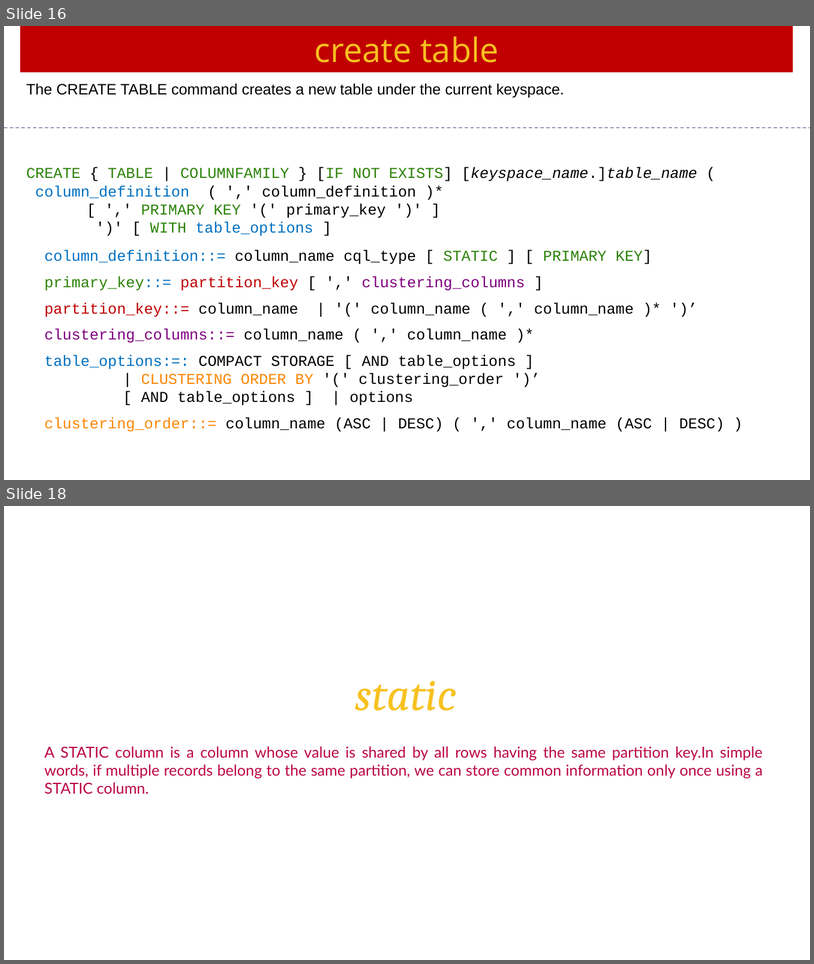
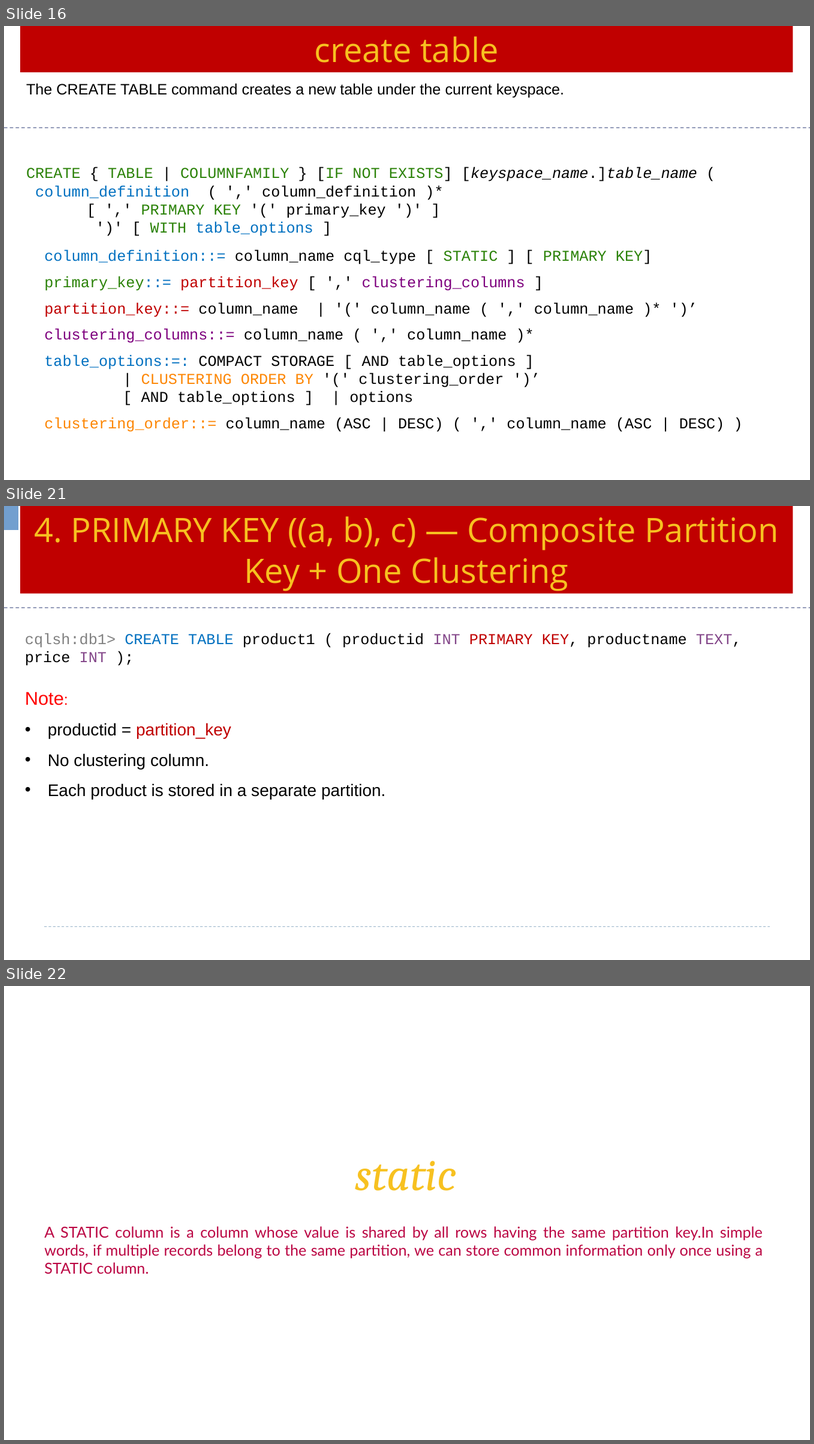
Before and after one commit to Saleel-Bagde/PPT-s, a slide deck: Cassandra Ver3.pptx. Shown one above the other, each under a label of ours: slides 16 and 18 before the commit, slides 16, 21 and 22 after it; the slides between them are not shown. The pictures are 814x964 and 814x1444 pixels, drawn with LibreOffice and Linux fonts; fonts in the diff are those of the drawing. Boxes give left, top, right and bottom in pixels: in the first picture for what was removed or moved away, otherwise in the second. Text is boxed around its words. In the diff, an @@ line names an element or a change of style, - is before the commit and + after.

```diff
--- a/Cassandra Ver3.pptx
+++ b/Cassandra Ver3.pptx
@@ slide 21 added at bbox=[4, 506, 810, 960], background #FFFFFF @@
@@ table added at bbox=[4, 506, 18, 530], 1 rows, 1 columns @@
+
@@ rectangle added at bbox=[20, 506, 794, 594], fill #C00000, 40 pt, text #F7C120 @@
+4. PRIMARY KEY ((a, b), c) — Composite Partition Key + One Clustering
@@ line added from (4, 607) to (810, 607), #6E78A0 0.99 pt dashed @@
@@ text added at bbox=[25, 633, 742, 666], 18 pt, text #000000 @@
+cqlsh:db1> CREATE TABLE product1 ( productid INT PRIMARY KEY, productname TEXT, price INT );
@@ text added at bbox=[25, 691, 386, 799], 20 pt, text #000000 @@
+Note:
+• productid = partition_key
+• No clustering column.
+• Each product is stored in a separate partition.
@@ line added from (45, 927) to (770, 927), #9FB8CD 0.75 pt dashed @@
@@ what was slide 18 is now slide 22 @@
```
Also in this commit, not shown: 1 slide changed, 3 other slides added.
